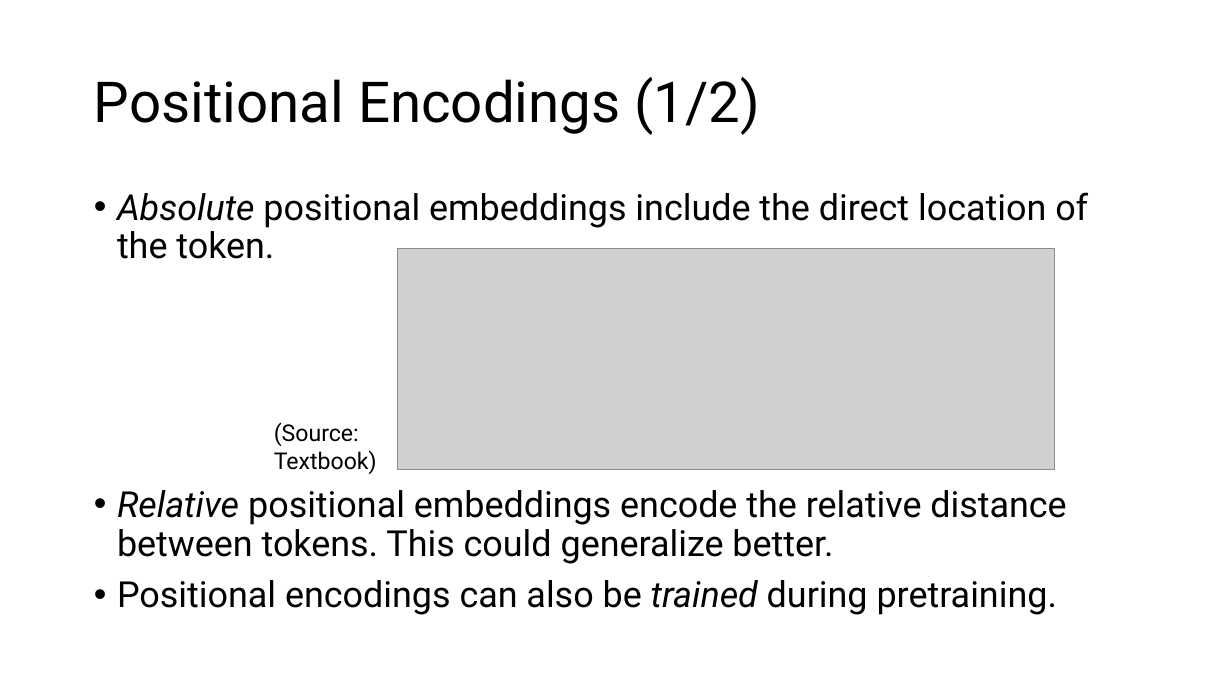
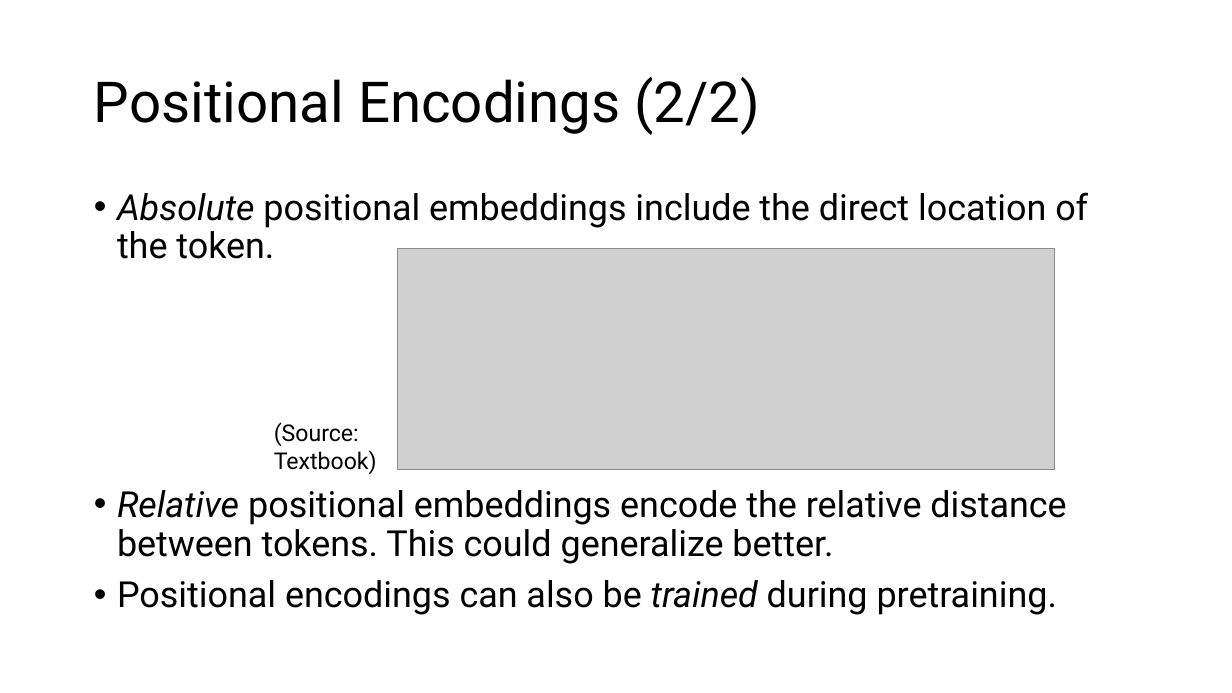
Before and after one commit to Daniel-Gong/LLM-Workshop-Materials, a slide deck: slide 32 of workshop-2-tokenization.pptx. Drawn at 1232x693 pixels with LibreOffice and Linux fonts; fonts in the diff are those of the drawing; grey boxes stand for pictures. Boxes give left, top, right and bottom in pixels: in the first picture for what was removed or moved away, otherwise in the second. Text is boxed around its words. In the diff, an @@ line names an element or a change of style, - is before the commit and + after.

Commit message:
Fix typo

```diff
--- a/workshop-2-tokenization.pptx
+++ b/workshop-2-tokenization.pptx
@@ title at [94,77,761,135]: text changed @@
-Positional Encodings (1/2)
+Positional Encodings (2/2)
```
